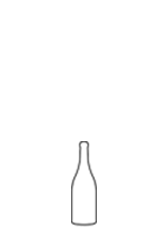
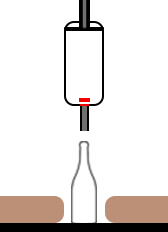
Layer changes from the first 168x232 image to the second:
showed group "valves" (2 layers) over [79,98,90,106]
showed group "rotor" (2 layers) over [0,196,168,223]
showed group "injector" (2 layers) over [64,0,104,102]
painted on "Rounded Rectangle 3" over [79,0,90,100]
painted on "Rounded Rectangle 4" over [64,27,104,102]
showed "inlet" over [80,104,89,131]
showed "canister" over [64,21,104,106]
showed "base" over [0,223,168,232]
showed "Layer 0" over [0,0,168,232]
